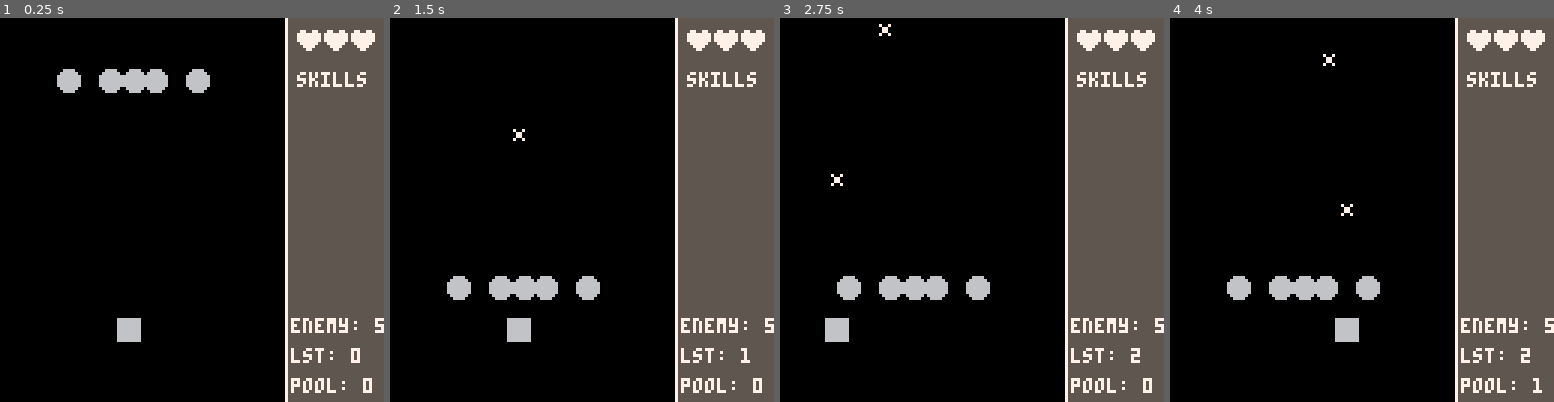
Above: before the commit, frames 1-4 (left to right).
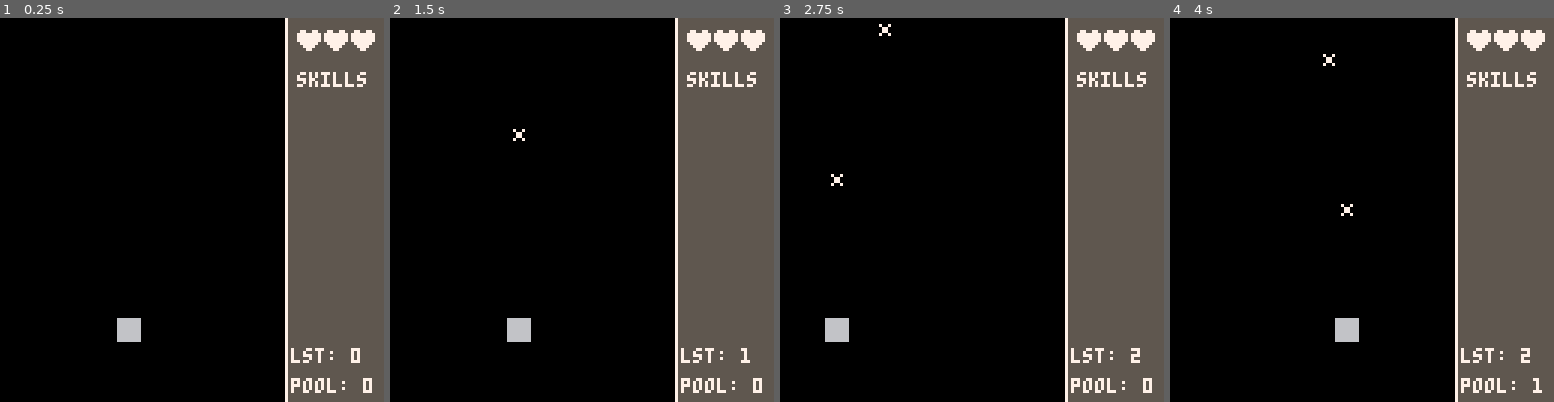
Above: after the commit, the same moments.

Repository: ydrubs/GCCC_GameJam
Game: PICO-8 cartridge nguyen_game/element_wizard.p8
Same seed, same stepped clock (60 frames per second), same inputs: the game is played once before the commit and once after it.
Inputs:
- Up to frame 1 (0.25 s): no input
- Up to frame 2 (1.5 s): tap X (X key) at 1.07 s
- Up to frame 3 (2.75 s): hold Left 1.97-2.37 s; tap X (X key) at 2.07, 2.4, 2.73 s
- Up to frame 4 (4 s): hold Right 2.87-3.53 s; tap X (X key) at 3.07, 3.4, 3.73 s

The runs differ from the first frame. In frame 1, 2.0% of the frame differs, in the area x 14-100%, y 13-83%; in frame 2, 2.0%; in frame 3, 2.0%; in frame 4, 2.0%.

Commit message:
refactor game_manager and add projectile_controller

Diff:
--- a/nguyen_game/core/game_manager.lua
+++ b/nguyen_game/core/game_manager.lua
@@ -1,10 +1,6 @@
 Game_Manager = {
     player = nil,
-
-    projectiles = {},
-    projectiles_pool = {},
-
-    enemy_controller = nil,
+    projectile_controller = nil,
 }
 
 function Game_Manager:new(o)
@@ -17,71 +13,28 @@
 
 function Game_Manager:init()
     self.player = Player:new{x = 47-8, y = 100}
-    self.projectiles = {}
-    self.projectiles_pool = {}
-
-    -- Try to take each controller and put them in the game manager
-    -- Try projectile_controller later
-    self.enemy_controller = Enemy_Controller:new()
-    self.enemy_controller:init()
+    self.projectile_controller = Projectile_Controller:new()
 end
 
 function Game_Manager:update()
-    self.enemy_controller:update()
 
     -- Get input from the player
     if btn(0) then self.player:move(-1) end -- Left
     if btn(1) then self.player:move(1) end -- Right
 
     -- Add projectile to the pool if it is disabled
-    self:add_projectile_to_pool(self.projectiles, self.projectiles_pool)
+    self.projectile_controller:add_projectile_to_pool()
 
     -- Check if the player is pressing the shoot button (X)
     if btnp(5) then
-        -- Check if the player has any projectiles in the pool
-        -- If not, create a new projectile
-        if #self.projectiles_pool == 0 then
-            local projectile = Projectile:new{x = self.player.x, y = self.player.y}
-            enqueue(self.projectiles, projectile)
-
-        -- If there are projectile in the pool, reuse this from taking from pool
-        else
-            local projectile = dequeue(self.projectiles_pool)
-            projectile:set_position(self.player.x, self.player.y)
-            self.projectiles[#self.projectiles + 1] = projectile
-            projectile:set_active() -- Set the projectile to active
-        end
+        self.projectile_controller:get_projectile(self.player.x, self.player.y)
     end
 
-    --Update the projectile
-    for i = 1, #self.projectiles do
-        self.projectiles[i]:update()
-
-        -- Check if the projectile is going out the screen
-        if self.projectiles[i]:check_out_of_bounds() then
-            self.projectiles[i]:set_disable()
-        end
-    end
-
+    self.projectile_controller:update()
 
 end
 
 function Game_Manager:draw()
-    self.enemy_controller:draw()
     self.player:draw()
-
-    for i = 1, #self.projectiles do
-        self.projectiles[i]:draw()
-    end
-
-    print("lst: " .. #self.projectiles, 97, 110)
-    print("pool: " .. #self.projectiles_pool, 97, 120)
-    print("enemy: " .. #self.enemy_controller.enemies, 97, 100)
+    self.projectile_controller:draw()
 end
-
-function Game_Manager:add_projectile_to_pool(lst, pool)
-    while #lst > 0 and lst[1].disable == true do
-        local projectile = dequeue(lst)
-        enqueue(pool, projectile)
-    end
-end
--- a/nguyen_game/element_wizard.p8
+++ b/nguyen_game/element_wizard.p8
@@ -16,6 +16,7 @@
 #include player/player.lua
 
 -- projectile
+#include projectile/projectile_controller.lua
 #include projectile/projectile.lua
 -- enemy
 #include enemy/enemy.lua
--- a/nguyen_game/enemy/enemy.lua
+++ b/nguyen_game/enemy/enemy.lua
@@ -2,6 +2,7 @@
     x = 0,
     y = 0,
     speed = 2,
+    ready_time = 2,
 }
 
 function Enemy:new(o)
@@ -43,3 +44,7 @@
         self.y = 127 - 33 - 8
     end
 end
+
+function Enemy:get_ready()
+    self.ready_time -= 1
+end
--- a/nguyen_game/enemy/enemy_controller.lua
+++ b/nguyen_game/enemy/enemy_controller.lua
@@ -1,5 +1,6 @@
 Enemy_Controller = {
-    enemies = {},
+    enemies_ready = {},
+    enemies_active = {},
     enemies_pool = {},
 }
 
@@ -12,27 +13,64 @@
 end
 
 function Enemy_Controller:init()
-    self.enemies = {}
-    for i = 1, 5 do
-        local enemy = Enemy:new{x = rnd(127 - 33 - 8), y = 1}
-        Log("Enemy "..i.." created at position: ("..enemy.x..", "..enemy.y..")")
-        self.enemies[#self.enemies + 1] = enemy
+    self.enemies_ready = {}
+    self.enemies_active = {}
+
+    for i = 1, 3 do
+        local enemy = Enemy:new{x = rnd(127 - 33 - 8), y = 1, ready_time = rnd({1, 3})*30}
+        Log("Enemy "..i.." created at position: ("..enemy.x..", "..enemy.y.. ", " ..enemy.ready_time..")")
+        self.enemies_ready[#self.enemies_ready + 1] = enemy
     end
+
     self.enemies_pool = {}
 end
 
 function Enemy_Controller:update()
     -- Update the enemies
-    for i = 1, #self.enemies do
-        self.enemies[i]:move()
+    count = 1
 
-        self.enemies[i]:check_out_of_bounds()
+    while #self.enemies_ready > 0 and count <= #self.enemies_ready do
+        -- Log("Count: "..count)
+        -- Log("Number of enemies in ready: "..#self.enemies_ready)
+        -- Check if the enemy is ready to be activated
+        -- stop()
+        self.enemies_ready[count]:get_ready()
+        -- Check if the enemy is ready to be moved to active
+
+        Log("TIME: "..count.. " " ..self.enemies_ready[count].ready_time)
+
+
+        if self.enemies_ready[count].ready_time <= 0 then
+            -- Move the enemy from ready to active
+            local enemy = dequeue(self.enemies_ready)
+            -- Log("Dequeue enemy "..count.." at position: ("..enemy.x..", "..enemy.y.. ", " ..enemy.ready_time..")")
+            enqueue(self.enemies_active, enemy)
+            count = count - 1
+        end
+        count += 1
+    end
+
+    -- for i = 1, #self.enemies_ready do
+    --     -- Check if the enemy is ready to be activated
+    --     self.enemies_ready[i]:get_ready()
+    --     -- Check if the enemy is ready to be moved to active
+    --     if self.enemies_ready[i].ready_time <= 0 then
+    --         -- Move the enemy from ready to active
+    --         local enemy = dequeue(self.enemies_ready)
+    --         enqueue(self.enemies_active, enemy)
+    --     end
+    -- end
+
+    for i = 1, #self.enemies_active do
+        self.enemies_active[i]:move()
+
+        self.enemies_active[i]:check_out_of_bounds()
     end
 end
 
 function Enemy_Controller:draw()
-    -- Draw the enemies
-    for i = 1, #self.enemies do
-        self.enemies[i]:draw()
+    -- Draw the enemies_active
+    for i = 1, #self.enemies_active do
+        self.enemies_active[i]:draw()
     end
 end
--- /dev/null
+++ b/nguyen_game/projectile/projectile_controller.lua
@@ -0,0 +1,70 @@
+Projectile_Controller = {
+    projectiles = {},
+    projectiles_pool = {},
+}
+
+function Projectile_Controller:new(o)
+    o = o or {}
+    setmetatable(o, self)
+    self.__index = self
+    self:init()
+    return o
+end
+
+function Projectile_Controller:init()
+    self.projectiles = {}
+    self.projectiles_pool = {}
+end
+
+
+function Projectile_Controller:update()
+    --Update the projectile
+    for i = 1, #self.projectiles do
+        self.projectiles[i]:update()
+
+        -- Check if the projectile is going out the screen
+        if self.projectiles[i]:check_out_of_bounds() then
+            self.projectiles[i]:set_disable()
+        end
+    end
+end
+
+function Projectile_Controller:draw()
+    for i = 1, #self.projectiles do
+        self.projectiles[i]:draw()
+    end
+
+    print("lst: " .. #self.projectiles, 97, 110)
+    print("pool: " .. #self.projectiles_pool, 97, 120)
+end
+
+function Projectile_Controller:add_projectile_to_pool()
+    while #self.projectiles > 0 and self.projectiles[1].disable == true do
+        local projectile = dequeue(self.projectiles)
+        enqueue(self.projectiles_pool, projectile)
+    end
+end
+
+function Projectile_Controller:create_projectile(posx, posy)
+    local projectile = Projectile:new{x = posx, y = posy}
+    enqueue(self.projectiles, projectile)
+end
+
+function Projectile_Controller:get_projectile_from_pool(posx, posy)
+    local projectile = dequeue(self.projectiles_pool)
+    projectile:set_position(posx, posy)
+    self.projectiles[#self.projectiles + 1] = projectile
+    projectile:set_active() -- Set the projectile to active
+end
+
+function Projectile_Controller:get_projectile(posx, posy)
+    -- Check if the player has any projectiles in the pool
+    -- If not, create a new projectile
+    if #self.projectiles_pool == 0 then
+        self:create_projectile(posx, posy)
+
+        -- If there are projectile in the pool, reuse this from taking from pool
+    else
+        self:get_projectile_from_pool(posx, posy)
+    end
+end
Not shown, changed: nguyen_game/debug.txt
